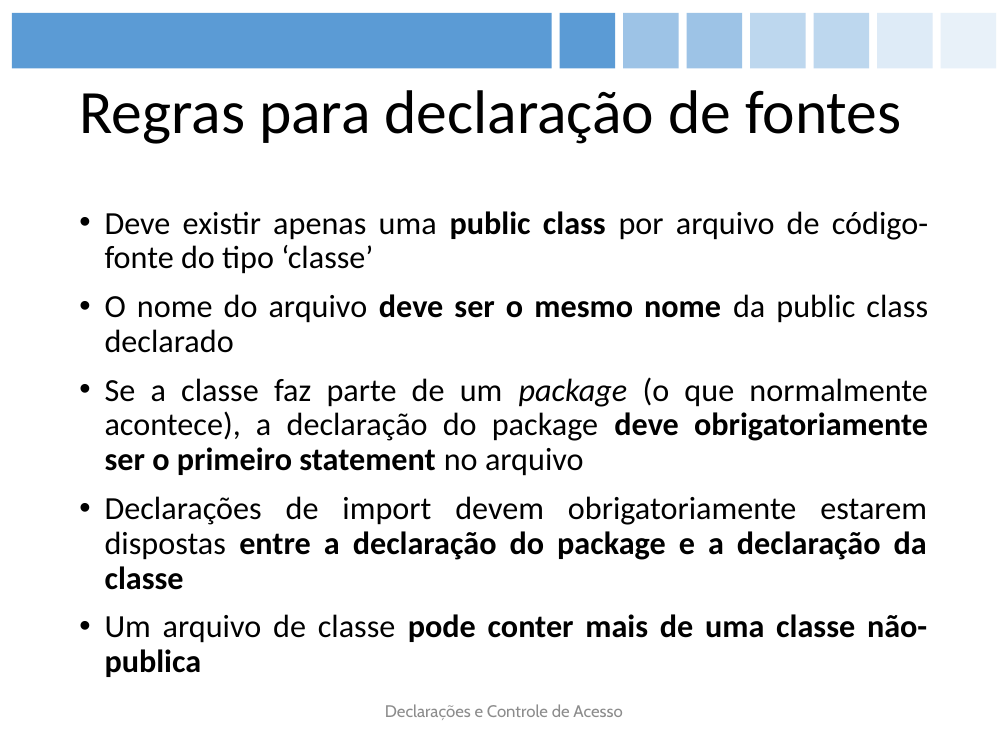
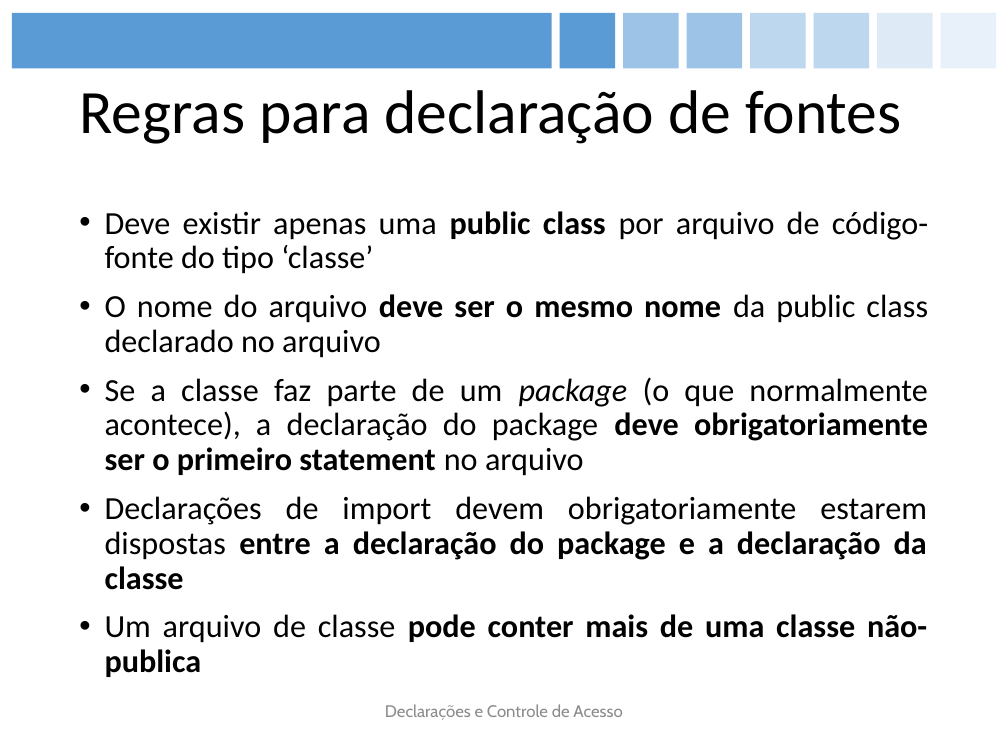
Before and after one commit to figueiredojrr/treinamentoJavaSeOcaAgosto, a slide deck: slide 10 of TreinamentoJavaSeOca/documentos/apresentação/OCA.pptx. Drawn at 1008x756 pixels with LibreOffice and Linux fonts; fonts in the diff are those of the drawing. Boxes give left, top, right and bottom in pixels: in the first picture for what was removed or moved away, otherwise in the second. Text is boxed around its words. In the diff, an @@ line names an element or a change of style, - is before the commit and + after.

```diff
--- a/TreinamentoJavaSeOca/documentos/apresentação/OCA.pptx
+++ b/TreinamentoJavaSeOca/documentos/apresentação/OCA.pptx
@@ text at (105, 294, 928, 358): text changed @@
-• O nome do arquivo deve ser o mesmo nome da public class declarado
+• O nome do arquivo deve ser o mesmo nome da public class declarado no arquivo
```
Also in this commit, not shown: 20 other slides changed, 2 slides added.
